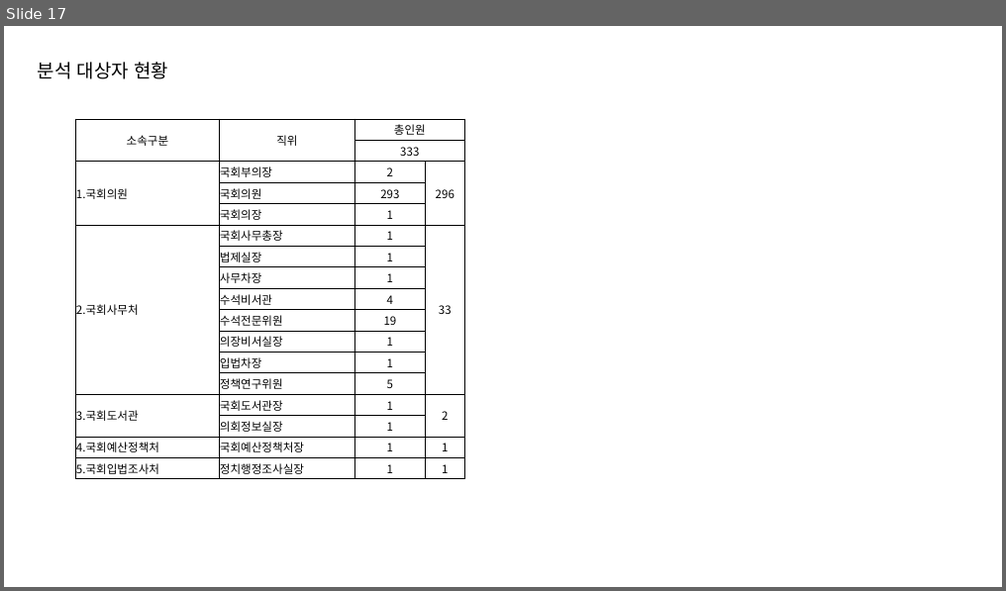
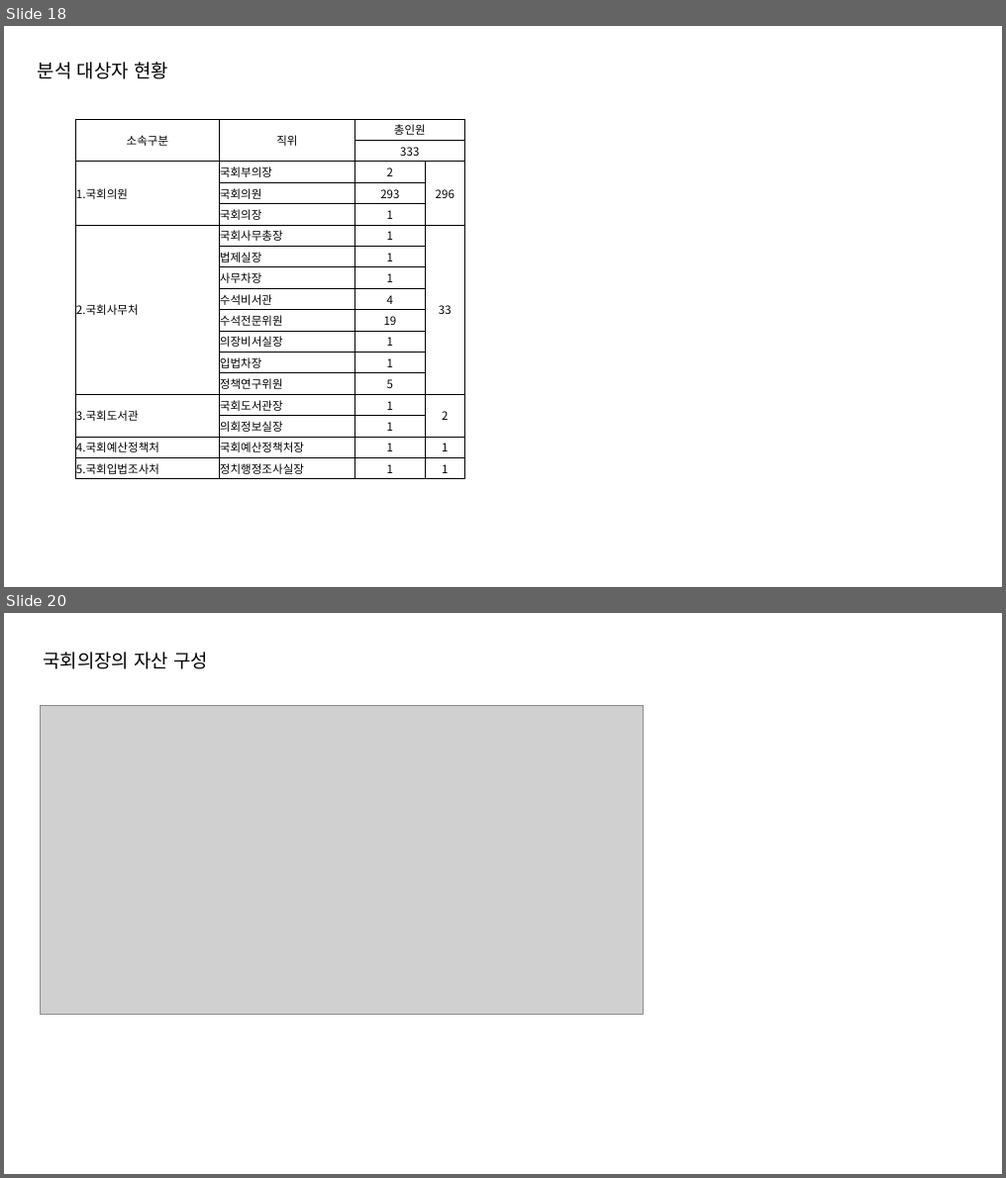
Before and after one commit to wordnbeing/sessac_visualproject, a slide deck: opwatch_visual_prj.pptx. Shown one above the other, each under a label of ours: slide 17 before the commit, slides 18 and 20 after it; the slides between them are not shown. The pictures are 1006x591 and 1006x1178 pixels, drawn with LibreOffice and Linux fonts; fonts in the diff are those of the drawing; grey boxes stand for pictures. Boxes give left, top, right and bottom in pixels: in the first picture for what was removed or moved away, otherwise in the second. Text is boxed around its words. In the diff, an @@ line names an element or a change of style, - is before the commit and + after.

```diff
--- a/opwatch_visual_prj.pptx
+++ b/opwatch_visual_prj.pptx
@@ slide 20 added at bbox=[4, 613, 1002, 1174], background #FFFFFF @@
@@ text added at bbox=[43, 652, 209, 669], 18 pt, text #000000 @@
+국회의장의 자산 구성
@@ picture added at bbox=[40, 705, 644, 1014] @@
@@ what was slide 17 is now slide 18 @@
```
Also in this commit, not shown: 2 slides changed, 7 other slides added, 6 other files.
